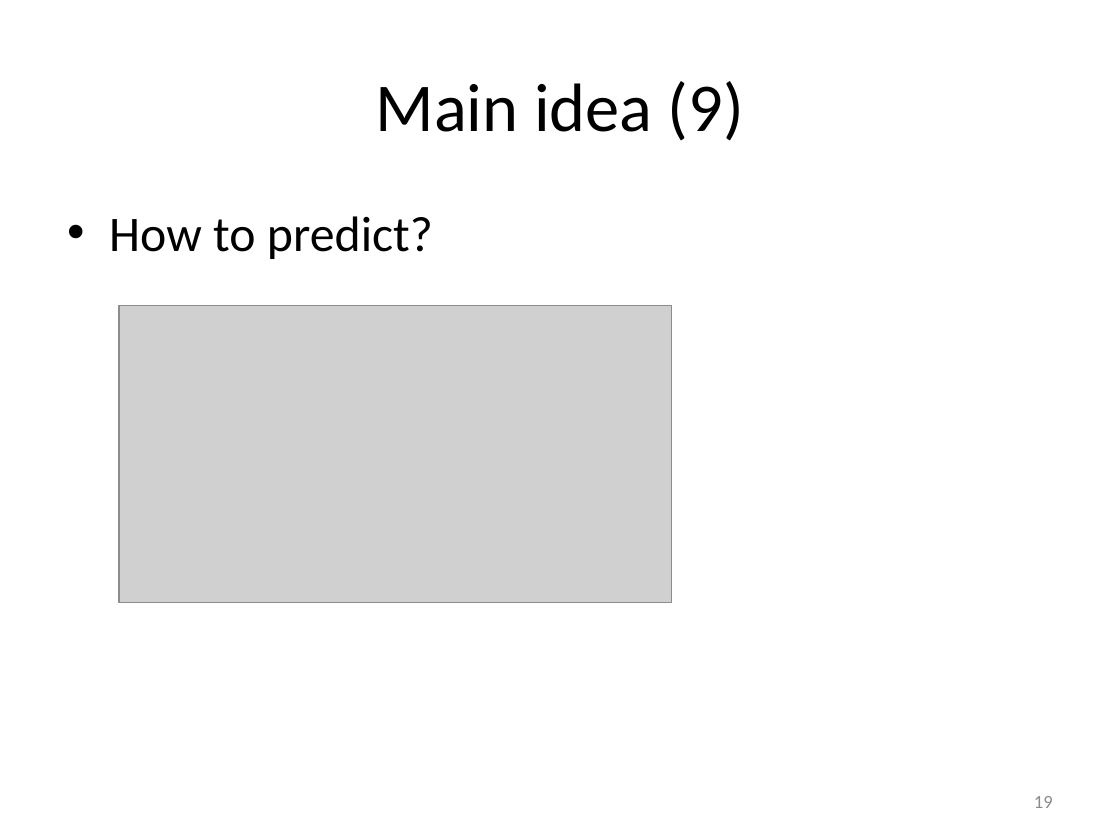
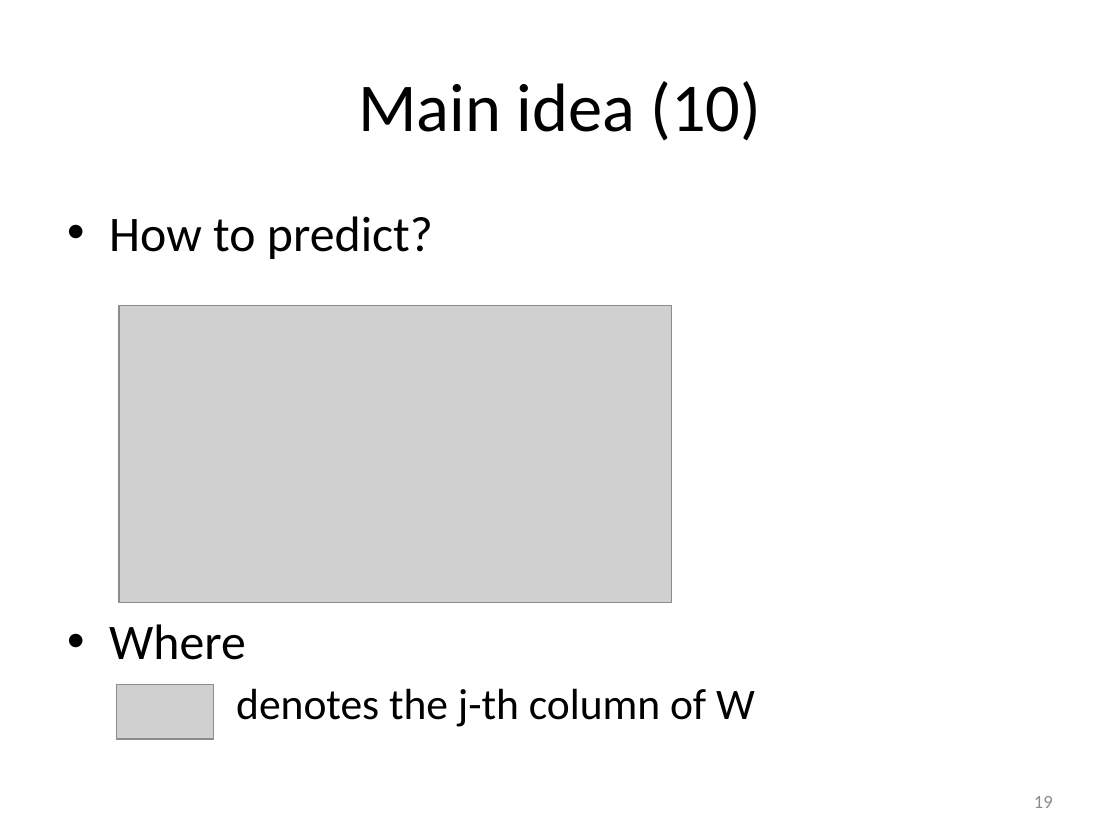
Before and after one commit to ChunChenLin/Paper_Reading, a slide deck: slide 19 of presentations/0317.pptx. Drawn at 1120x840 pixels with LibreOffice and Linux fonts; fonts in the diff are those of the drawing; grey boxes stand for pictures. Boxes give left, top, right and bottom in pixels: in the first picture for what was removed or moved away, otherwise in the second. Text is boxed around its words. In the diff, an @@ line names an element or a change of style, - is before the commit and + after.

```diff
--- a/presentations/0317.pptx
+++ b/presentations/0317.pptx
@@ title at [358,81,762,141]: text changed @@
-Main idea (9)
+Main idea (10)
@@ text at [109,624,755,727]: paragraphs added @@
+• Where
+denotes the j-th column of W
@@ picture added at [116,684,214,739] @@
```
Also in this commit, not shown: 4 other slides changed, 2 slides added, 1 slide removed.
